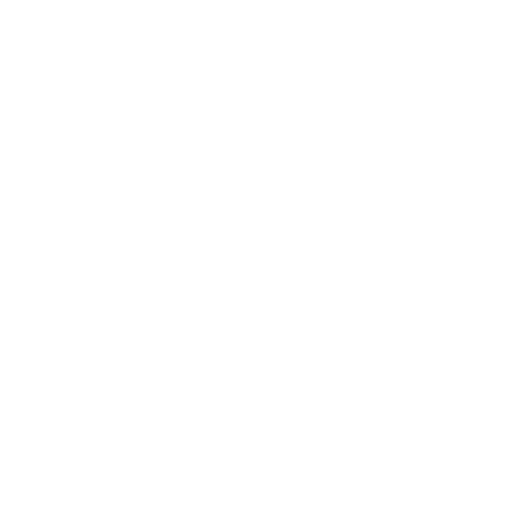
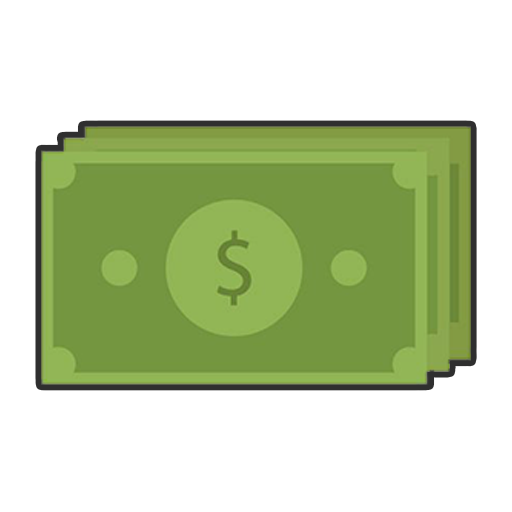
Layers edited between the first and the second 512 x 512 image:
showed "money", painted on it over (41, 126, 471, 385)
